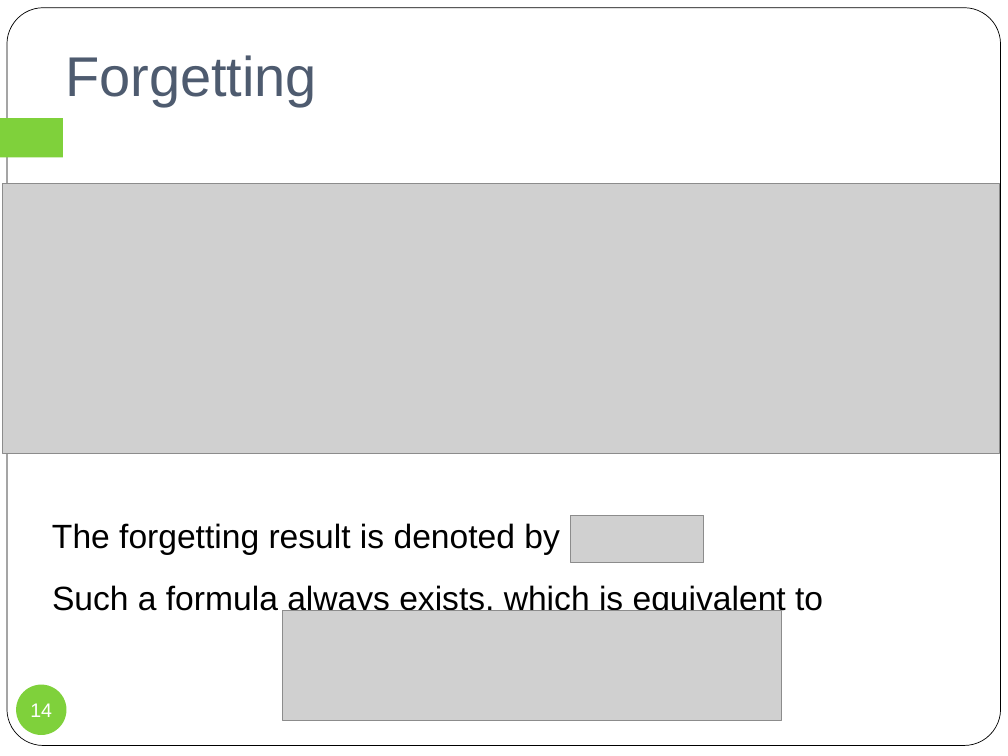
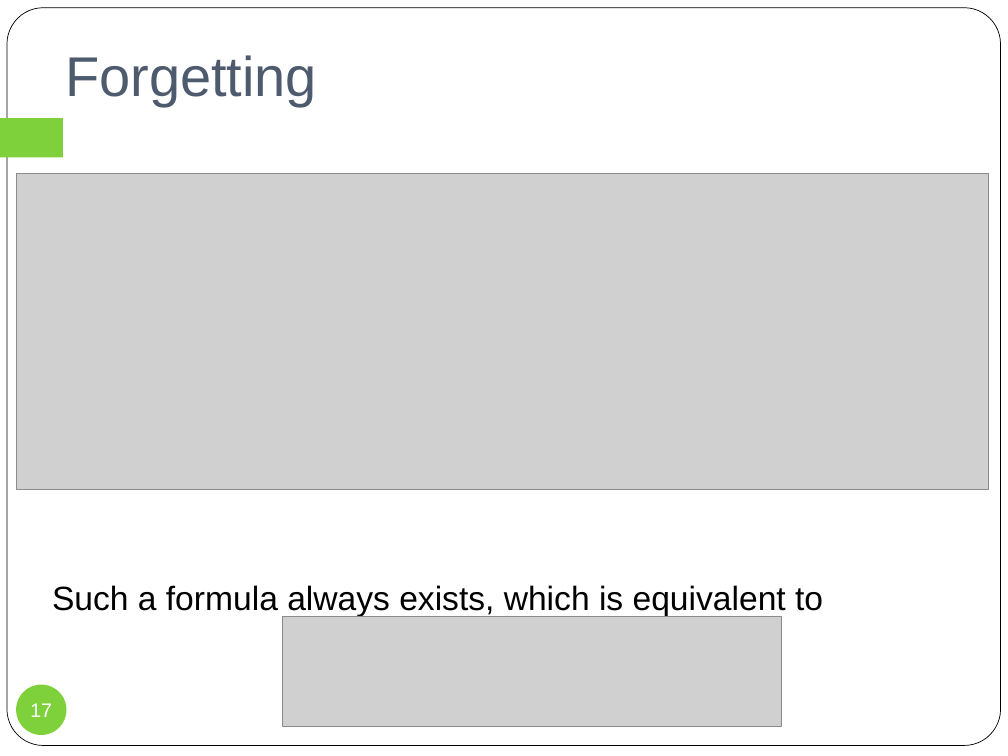
Before and after one commit to fengrenyan/fry, a slide deck: slide 17 of DC/SNC and WSC.pptx (slide 14 before the commit). Drawn at 1008x756 pixels with LibreOffice and Linux fonts; fonts in the diff are those of the drawing; grey boxes stand for pictures. Boxes give left, top, right and bottom in pixels: in the first picture for what was removed or moved away, otherwise in the second. Text is boxed around its words. In the diff, an @@ line names an element or a change of style, - is before the commit and + after.

```diff
--- a/DC/SNC and WSC.pptx
+++ b/DC/SNC and WSC.pptx
@@ picture: place and size @@
-picture at (2, 183, 1000, 454)
+picture at (16, 173, 989, 490)
@@ text removed at (52, 523, 559, 555) @@
-The forgetting result is denoted by
@@ picture removed at (571, 515, 705, 562) @@
@@ picture: place and size @@
-picture at (282, 611, 781, 721)
+picture at (282, 617, 781, 727)
@@ page number at (30, 703, 52, 717): text changed @@
-14
+17
```
Also in this commit, not shown: 7 other slides changed, 12 slides added, 11 slides removed, 17 other files.
